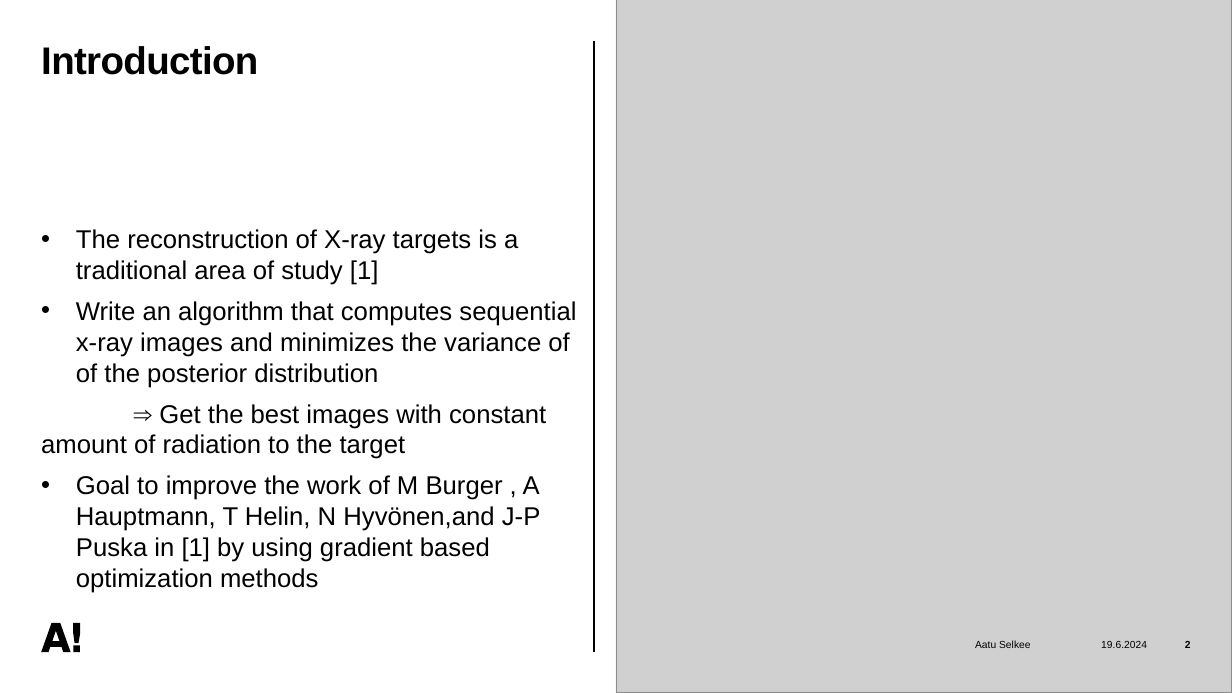
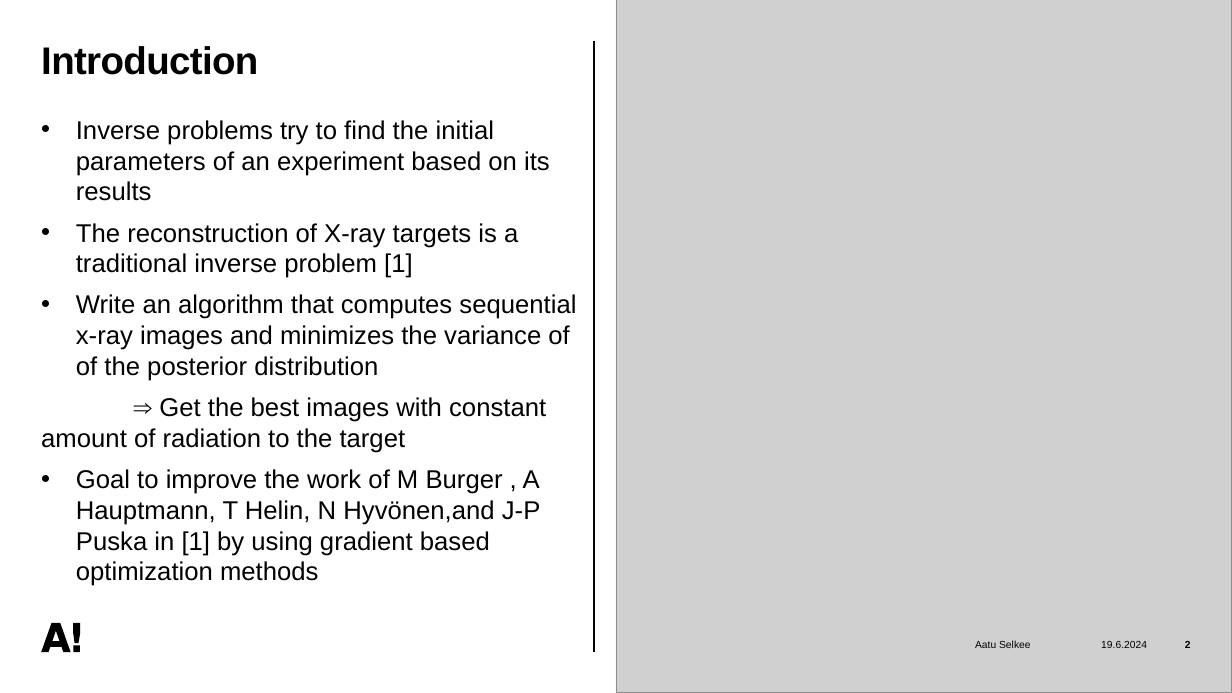
Before and after one commit to naapeli/Kandidaatin-tutkielma, a slide deck: slide 2 of Aihe-esittely.pptx. Drawn at 1232x693 pixels with LibreOffice and Linux fonts; fonts in the diff are those of the drawing; grey boxes stand for pictures. Boxes give left, top, right and bottom in pixels: in the first picture for what was removed or moved away, otherwise in the second. Text is boxed around its words. In the diff, an @@ line names an element or a change of style, - is before the commit and + after.

```diff
--- a/Aihe-esittely.pptx
+++ b/Aihe-esittely.pptx
@@ text "Inverse problems try to find ...": place and size @@
-text "Inverse problems try to find ..." at (41,229,576,593)
+text "Inverse problems try to find ..." at (41,120,576,586)
@@ text at (76,120,550,278): text changed @@
-• The reconstruction of X-ray targets is a traditional area of study [1]
+• Inverse problems try to find the initial parameters of an experiment based on its results
+• The reconstruction of X-ray targets is a traditional inverse problem [1]
```
Also in this commit, not shown: 1 other slide changed, 7 other files.
